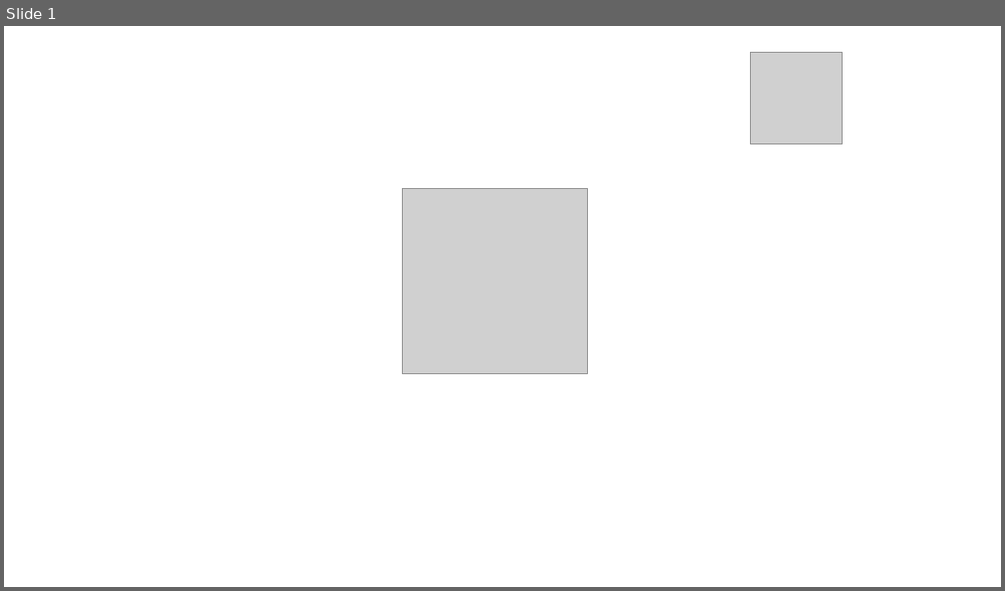
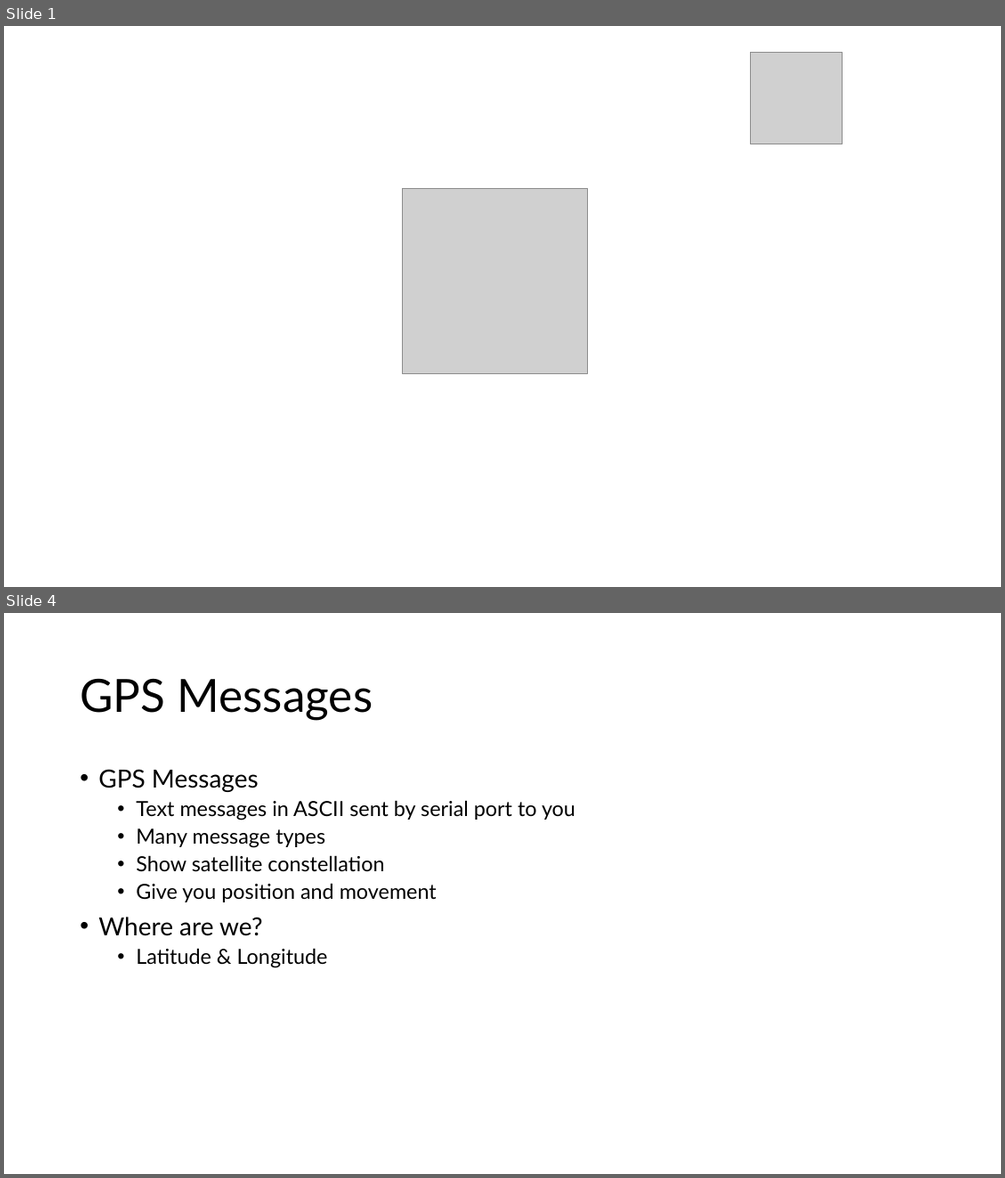
Before and after one commit to nprobert/AutoISAC-ACT-AdvWireless, a slide deck: 4 ACT AW - GPS.pptx. Shown one above the other, each under a label of ours: slide 1 before the commit, slides 1 and 4 after it; the slides between them are not shown. The pictures are 1005x591 and 1005x1178 pixels, drawn with LibreOffice and Linux fonts; fonts in the diff are those of the drawing; grey boxes stand for pictures. Boxes give left, top, right and bottom in pixels: in the first picture for what was removed or moved away, otherwise in the second. Text is boxed around its words. In the diff, an @@ line names an element or a change of style, - is before the commit and + after.

```diff
--- a/4 ACT AW - GPS.pptx
+++ b/4 ACT AW - GPS.pptx
@@ slide 4 added at bbox=[4, 613, 1001, 1174], background #FFFFFF @@
@@ title added at bbox=[80, 678, 373, 720], 44 pt, text #000000 @@
+GPS Messages
@@ text added at bbox=[98, 769, 575, 968], 20 pt, text #000000 @@
+• GPS Messages
+  • Text messages in ASCII sent by serial port to you
+  • Many message types
+  • Show satellite constellation
+  • Give you position and movement
+• Where are we?
+  • Latitude & Longitude
```
Also in this commit, not shown: 1 slide changed, 3 other slides added, 6 slides removed, 3 other files.
